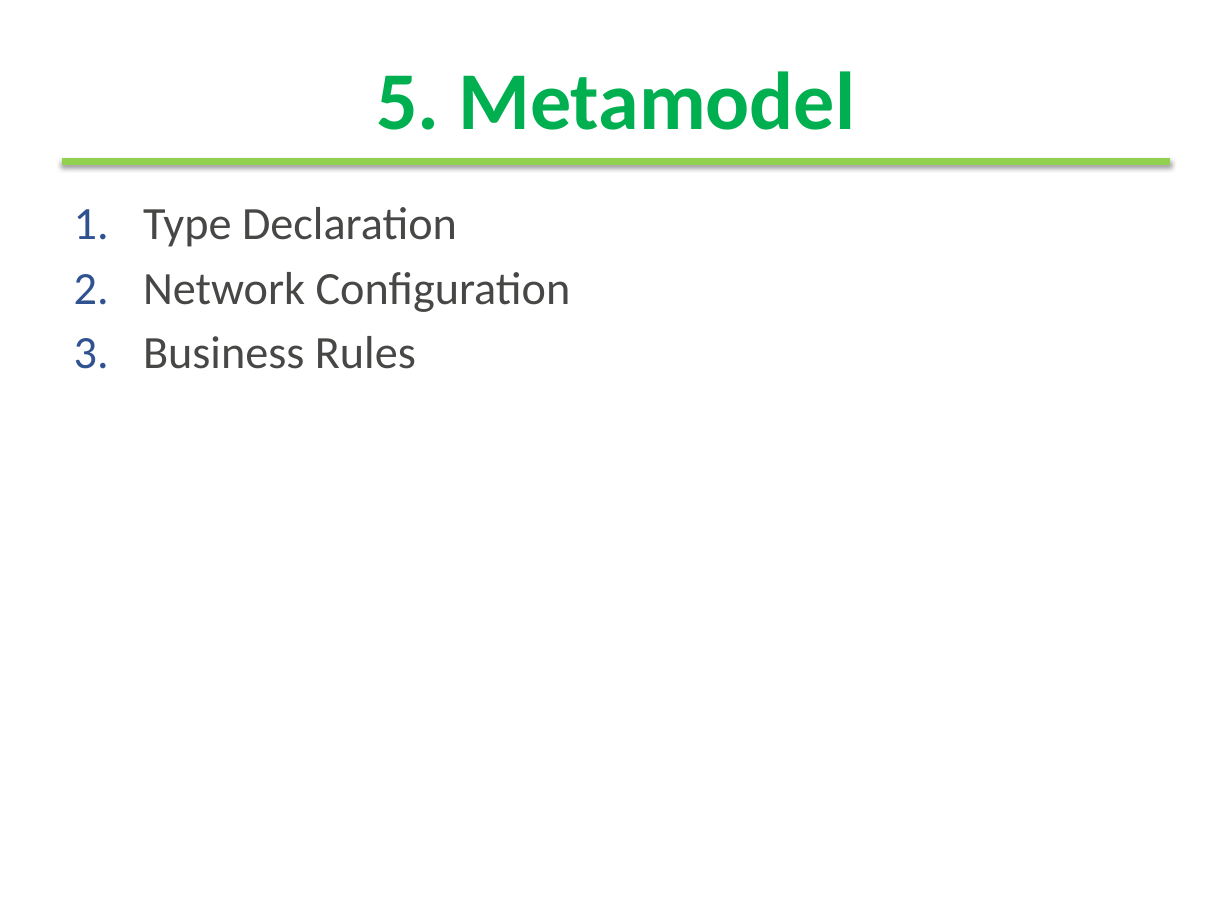
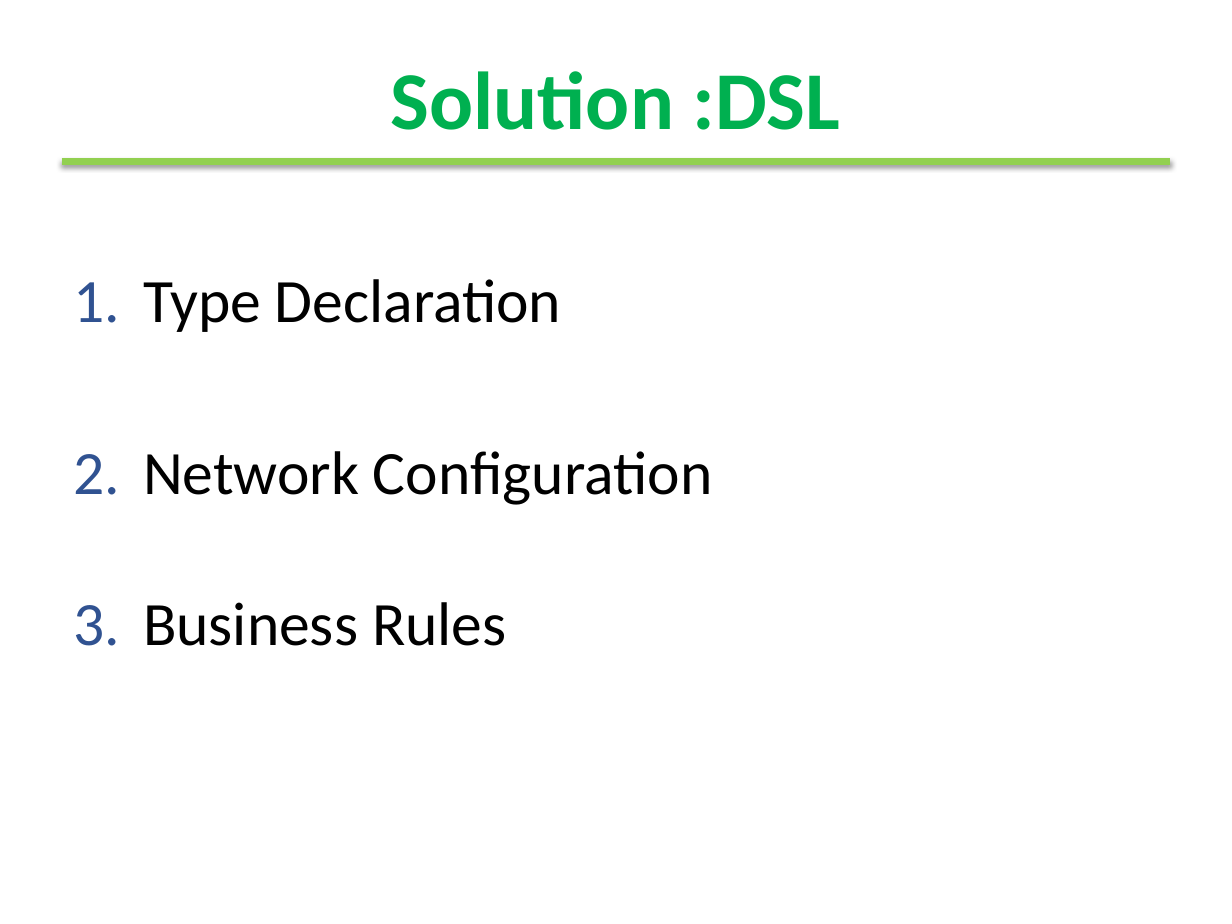
Before and after one commit to moussaamrani/IoTDSL, a slide deck: slide 7 of wiki/Talks/Presentation.pptx (slide 8 before the commit). Drawn at 1232x924 pixels with LibreOffice and Linux fonts; fonts in the diff are those of the drawing; background and template pictures are left out. Boxes give left, top, right and bottom in pixels: in the first picture for what was removed or moved away, otherwise in the second. Text is boxed around its words. In the diff, an @@ line names an element or a change of style, - is before the commit and + after.

```diff
--- a/wiki/Talks/Presentation.pptx
+++ b/wiki/Talks/Presentation.pptx
@@ title at <box>391,71,841,130</box>: text changed @@
-5. Metamodel
+Solution :DSL
@@ text "Type Declaration" at <box>143,279,712,646</box>: size 27 to 36 pt, text colour #474746 to #000000; more space between paragraphs @@
```
Also in this commit, not shown: 3 other slides changed, 6 slides added, 5 slides removed.
